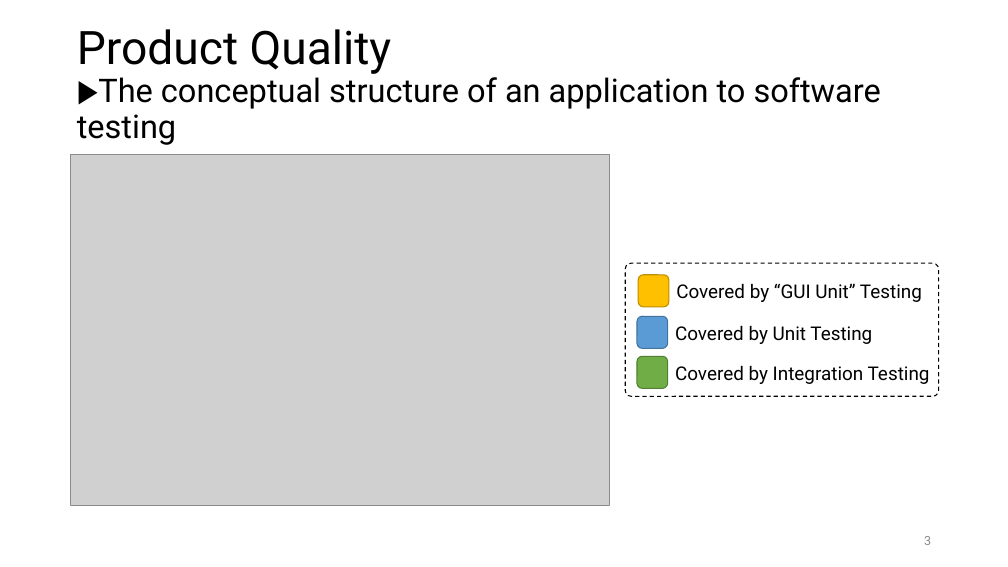
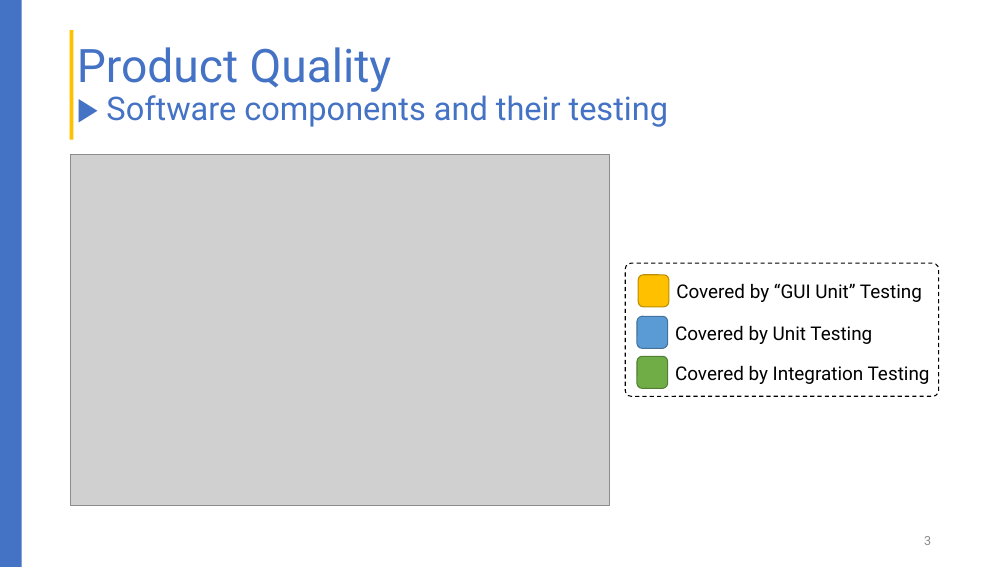
Before and after one commit to liepnguyen/Planru, a slide deck: slide 3 of Documents/Lessons Learned From Agile Quality Assurance In Scrum.pptx. Drawn at 1008x567 pixels with LibreOffice and Linux fonts; fonts in the diff are those of the drawing; grey boxes stand for pictures. Boxes give left, top, right and bottom in pixels: in the first picture for what was removed or moved away, otherwise in the second. Text is boxed around its words. In the diff, an @@ line names an element or a change of style, - is before the commit and + after.

```diff
--- a/Documents/Lessons Learned From Agile Quality Assurance In Scrum.pptx
+++ b/Documents/Lessons Learned From Agile Quality Assurance In Scrum.pptx
@@ rectangle added at [0, 0, 22, 567], fill #4472C4 @@
@@ rectangle added at [70, 30, 73, 140], fill #FFC000 @@
@@ title at [77, 47, 668, 127]: text changed; text colour #000000 to #4472C4 @@
-Product Quality
-▶The conceptual structure of an application to software testing
+Product Quality
+▶ Software components and their testing
```
Also in this commit, not shown: 15 other slides changed, 5 slides added, 3 slides removed.
